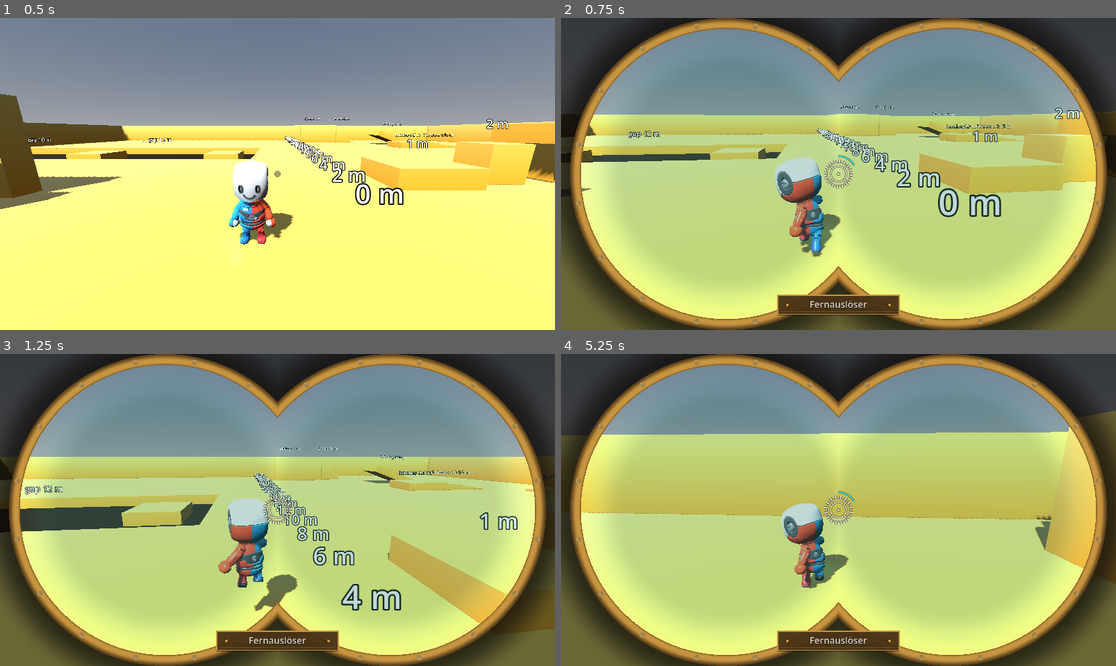
Above: before the commit, frames 1-4 (two rows, left to right).
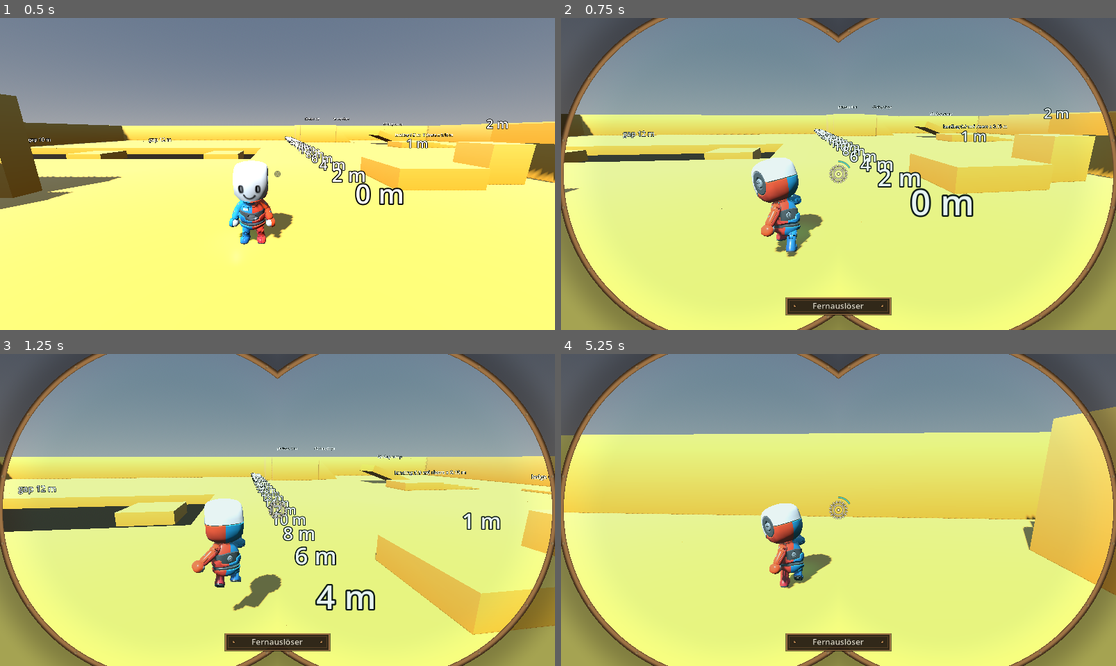
Above: after the commit, the same moments.

Repository: bistlaudio/Attimo
Game: Godot game, scene res://scenes/test/movement_gym.tscn
The game is run twice, just before and just after one commit, with the same random seed, the same clock (stepped at 60 frames per second) and the same inputs.
Inputs (mouse positions are in pixels of both pictures, inside the frame that each line leads up to):
- Up to frame 1 (0.5 s): no input
- Up to frame 2 (0.75 s): tap Enter at 0.5 s; move the mouse to (866, 174) at 0.52 s; hold W (move_forward) from 0.53 s (still down); hold Right mouse button (aim) from 0.53 s (still down); click (866, 174) at 0.67 s
- Up to frame 3 (1.25 s): keep holding W (move_forward); keep holding Right mouse button (aim); tap Space (jump) at 0.77 s
- Up to frame 4 (5.25 s): keep holding W (move_forward); move the mouse to (810, 510) at 1.27 s; release Right mouse button (aim) at 1.28 s; right-click (810, 510) at 1.35 s; tap Space (jump) at 1.52, 3.02, 3.77, 4.52 s; move the mouse to (849, 503) at 2.02 s; hold Middle mouse button (camera_recenter) 2.03-2.78 s; right-click (849, 503) at 2.3 s; move the mouse to (832, 516) at 2.77 s; tap Shift (dash) at 2.85 s; click (832, 516) at 2.92 s; right-click (832, 516) at 3.05 s; move the mouse to (877, 513) at 3.52 s; hold E (interact) 3.53-4.28 s; right-click (877, 513) at 3.8 s; move the mouse to (794, 506) at 4.27 s; tap Mouse wheel down (module_next) at 4.35 s; right-click (794, 506) at 4.55 s; move the mouse to (844, 510) at 5.02 s; hold Right mouse button (aim) from 5.03 s (still down); tap Mouse wheel up (module_prev) at 5.1 s; click (844, 510) at 5.17 s

Frame 1 is identical in both runs. In frame 2, 67% of the frame differs, in the area x 0-100%, y 0-100%; in frame 3, 66%; in frame 4, 71%.

Commit message:
tune(hud): lighter goggle overlay, smaller reticle, aim shoulder moves player out of view
Larger lenses with a thin muted copper rim and a softer vignette show more of the
screen, the reticle, gear ring and module plate shrink, and the aim shoulder
offset goes from 0.6 to 1.1 m so the character leaves the crosshair line.

Co-Authored-By: Claude Sonnet 5.5 <noreply@anthropic.com>

Diff:
--- a/attimo/scripts/camera/camera_rig.gd
+++ b/attimo/scripts/camera/camera_rig.gd
@@ -105,7 +105,7 @@
 @export_range(0.0, 30.0, 0.5) var aim_fov_delta: float = 12.0
 ## Metres the camera arm moves to the right shoulder at full aim weight, along Pitch-local X (D-13). There is one
 ## fixed shoulder: no swap.
-@export_range(0.0, 1.5, 0.05) var aim_shoulder_offset: float = 0.6
+@export_range(0.0, 1.5, 0.05) var aim_shoulder_offset: float = 1.1
 ## DEBUG: permanent over-the-shoulder offset outside aim (Pitch-local, x right, y up), so the crosshair is not behind the
 ## character. Aim blends x from here to aim_shoulder_offset. Set to zero for the centered framing (D-14).
 @export var base_shoulder_offset: Vector3 = Vector3(0.6, 0.35, 0.0)
--- a/attimo/scripts/ui/crosshair.gd
+++ b/attimo/scripts/ui/crosshair.gd
@@ -18,18 +18,18 @@
 ## Radius of the centre dot in pixels.
 @export var dot_radius: float = 2.0
 ## Radius of the thin ring in pixels.
-@export var ring_radius: float = 18.0
+@export var ring_radius: float = 11.0
 ## Line width of the ring in pixels.
-@export var ring_width: float = 2.5
+@export var ring_width: float = 1.8
 ## Length of the four notches on the ring in pixels.
-@export var notch_length: float = 7.0
+@export var notch_length: float = 4.5
 ## Screen height in pixels at which the pixel sizes below apply 1:1; the HUD scales with height / this.
 @export var ui_reference_height: float = 720.0
 @export_group("Gear ring")
 ## Gap between the reticle ring and the gear ring in pixels.
-@export var gear_gap: float = 9.0
+@export var gear_gap: float = 6.0
 ## Length of the gear teeth in pixels.
-@export var gear_tooth_length: float = 6.0
+@export var gear_tooth_length: float = 4.0
 ## Number of gear teeth.
 @export var gear_teeth: int = 16
 ## Idle rotation of the gear ring in degrees per second.
@@ -47,11 +47,11 @@
 @export var hud_jolt_time: float = 0.2
 @export_group("Module plate")
 ## Size of the brass module plate in pixels, its distance from the bottom edge and the font size.
-@export var plate_size: Vector2 = Vector2(280.0, 44.0)
+@export var plate_size: Vector2 = Vector2(240.0, 38.0)
 @export var plate_bottom_gap: float = 36.0
-@export var plate_font_size: int = 22
-@export var plate_fill: Color = Color(0.3, 0.21, 0.09, 0.92)
-@export var plate_border: Color = Color(0.78, 0.58, 0.25, 1.0)
+@export var plate_font_size: int = 19
+@export var plate_fill: Color = Color(0.16, 0.12, 0.08, 0.88)
+@export var plate_border: Color = Color(0.62, 0.45, 0.27, 1.0)
 @export_group("")
 ## Radius of the thin idle ring (no goggle HUD) in pixels.
 @export var idle_ring_radius: float = 5.0
@@ -78,7 +78,7 @@
 const NOTCH_ANGLES_DEG: Array[float] = [45.0, 135.0, 225.0, 315.0]
 const OUTER_RING_GAP: float = 5.0
 const CHARGE_RING_GAP: float = 8.0
-const RIVET_RADIUS: float = 3.5
+const RIVET_RADIUS: float = 2.5
 const LENS_SHADER: String = "res://scripts/ui/goggle_lens.gdshader"
 const IDLE_RING_WIDTH: float = 1.05
 const BACK_OVERSHOOT: float = 1.70158
--- a/attimo/scripts/ui/goggle_lens.gdshader
+++ b/attimo/scripts/ui/goggle_lens.gdshader
@@ -6,16 +6,16 @@
 uniform float open : hint_range(0.0, 1.5) = 1.0;
 uniform float aspect = 1.7778;
 uniform vec2 shake = vec2(0.0);
-uniform float lens_radius = 0.5;
-uniform float lens_offset = 0.36;
-uniform float rim_width = 0.035;
+uniform float lens_radius = 0.56;
+uniform float lens_offset = 0.34;
+uniform float rim_width = 0.02;
 uniform float rivet_count = 16.0;
 uniform float intro_scale = 1.15;
-uniform float vignette_alpha = 0.62;
-uniform vec4 brass : source_color = vec4(0.78, 0.58, 0.25, 1.0);
-uniform vec4 brass_dark : source_color = vec4(0.36, 0.25, 0.1, 1.0);
-uniform vec4 shade : source_color = vec4(0.05, 0.04, 0.03, 1.0);
-uniform vec4 tint : source_color = vec4(0.25, 0.9, 0.85, 0.07);
+uniform float vignette_alpha = 0.38;
+uniform vec4 brass : source_color = vec4(0.62, 0.45, 0.27, 1.0);
+uniform vec4 brass_dark : source_color = vec4(0.24, 0.17, 0.1, 1.0);
+uniform vec4 shade : source_color = vec4(0.07, 0.05, 0.04, 1.0);
+uniform vec4 tint : source_color = vec4(0.25, 0.9, 0.85, 0.04);
 
 void fragment() {
 	float fade = clamp(open, 0.0, 1.0);
@@ -35,7 +35,7 @@
 	if (sd > 0.0) {
 		// Outside: dark vignette with a soft shadow cast by the rim.
 		float shadow = 1.0 - smoothstep(0.0, 0.12, sd);
-		col = vec4(shade.rgb, clamp(vignette_alpha + shadow * 0.25, 0.0, 1.0));
+		col = vec4(shade.rgb, clamp(vignette_alpha + shadow * 0.15, 0.0, 1.0));
 	} else if (sd > -rim_width) {
 		// Rim: bevelled brass, dark on the outer edge, bright on the inner edge.
 		float t = (-sd) / rim_width;
@@ -47,12 +47,12 @@
 		float tangent = cell * 6.2831853 * (lens_radius - rim_width * 0.5) / rivet_count;
 		float radial = (-sd) - rim_width * 0.5;
 		float rivet = 1.0 - smoothstep(rim_width * 0.2, rim_width * 0.28, length(vec2(radial, tangent)));
-		vec3 rivet_col = mix(brass_dark.rgb, vec3(0.95, 0.82, 0.55), 0.5 + 0.5 * (-radial / rim_width));
+		vec3 rivet_col = mix(brass_dark.rgb, vec3(0.85, 0.72, 0.5), 0.5 + 0.5 * (-radial / rim_width));
 		col = vec4(mix(metal, rivet_col, rivet), 1.0);
 	} else {
 		// Inside: nearly clear, faint turquoise tint, darker towards the rim.
 		float inner = smoothstep(-rim_width, -rim_width - 0.14, sd);
-		col = vec4(mix(tint.rgb, shade.rgb, inner * 0.5), tint.a + inner * 0.22);
+		col = vec4(mix(tint.rgb, shade.rgb, inner * 0.3), tint.a + inner * 0.08);
 	}
 	col.a *= fade;
 	COLOR = col;
